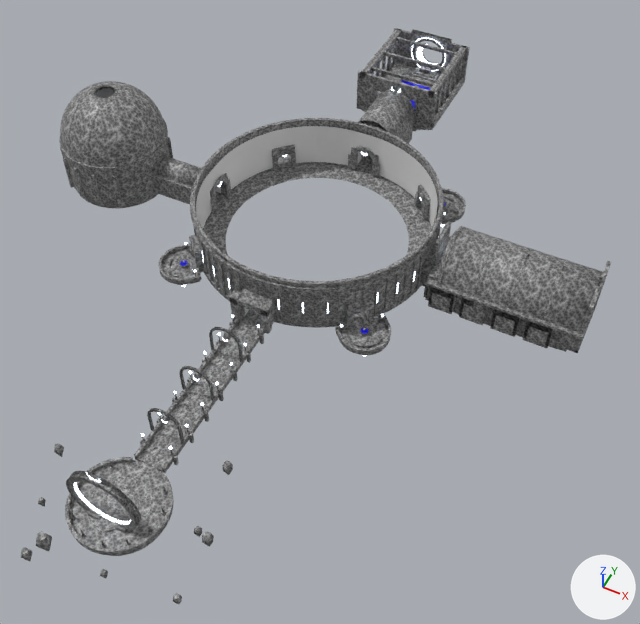
The FBX model Assets/MOON TEMPLE Expansion.fbx as it was, and as the next commit left it.
Before and after are seen from a camera (50 mm lens) standing at (86.0, -171.0, 188.0) and looking at (4.0, -7.0, -17.0). Arrows for +X, +Y and +Z are at lower right; the lights stay in place. The first picture is the older version. Vertices at exactly the same position are counted once.

The older version as bpy lines, for what is in view:
```python
ob_wing_hall_of_phases = bpy.data.objects.new('Wing Hall of Phases', me_wing_hall_of_phases)
ob_wing_hall_of_phases.location = (0.0, 0.0, 0.0)
ob_wing_moon_gate = bpy.data.objects.new('Wing Moon Gate', me_wing_moon_gate_001)
ob_wing_moon_gate.location = (0.0, 0.0, 0.0)
ob_wing_sanctum = bpy.data.objects.new('Wing Sanctum', me_wing_sanctum)
ob_wing_sanctum.location = (0.0, 0.0, 0.0)
# also in view: 'Wing Observatory' at (-60.0, 0.0, 15.0); 'Balcony NE' at (28.0, 28.0, 8.0); 'Balcony SE' at (28.0, -28.0, 8.0); 'Temple Shell' at (0.0, 0.0, 16.0); 'Balcony SW' at (-28.0, -28.0, 8.0)
```
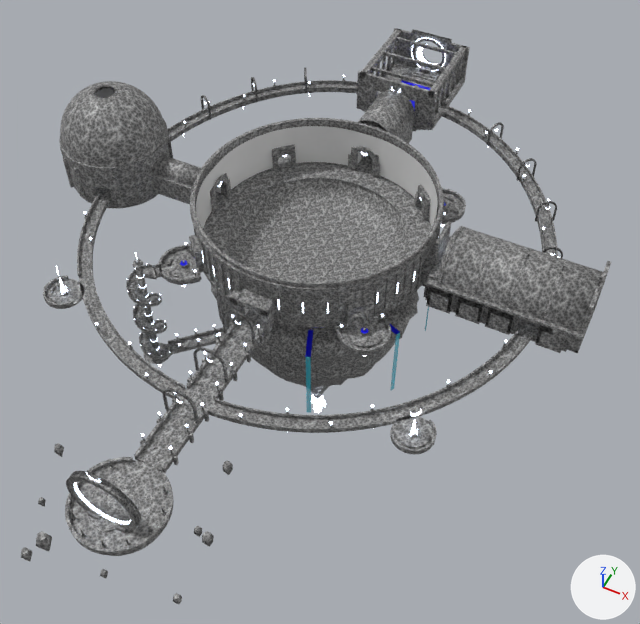
Pixel boxes (x1, y1, x2, y2) of what changed, in the pictures (640 x 624 px; the box of a moved part takes in the faces that stretch with it):
'Orbit Path', added
    after: (43, 68, 563, 455)
    faces in mat_marble_light: (45, 82, 556, 455)
    faces in mat_marble_dark: (43, 80, 558, 451)
    faces in mat_metall_dark: (84, 68, 563, 428)
'Temple Underbelly', added
    after: (226, 178, 409, 281)
'Grotto Island', added
    after: (211, 284, 419, 399)
    faces in mat_marble_dark: (211, 284, 419, 399)
    faces in mat_marble_light: (273, 322, 400, 356)
'Grotto Stair', added
    after: (126, 260, 225, 365)
    faces in mat_marble_dark: (126, 260, 225, 365)
    faces in mat_marble_light: (128, 267, 224, 356)
'Grotto Island Decor', added (mostly hidden)
    after: (305, 306, 429, 413)
    faces in mat_water_fall (cyan #1dcce7): (306, 306, 429, 413)
    faces in mat_water_idle (blue #0200e7): (305, 323, 399, 357)
    faces in mat_moon_glow (pale blue #e1edff, glowing pale blue #e1edff): (311, 395, 326, 413)
'Orbit Path Decor', added
    after: (56, 75, 560, 436)
'Grotto Stair Decor', added
    after: (127, 252, 217, 367)
part 1 of me_wing_moon_gate_001, moved or reshaped
    before: (209, 327, 243, 362)
    after: (222, 310, 255, 345)
part 2 of me_wing_moon_gate_001, moved or reshaped
    before: (179, 366, 215, 402)
    after: (193, 347, 228, 383)
part 3 of me_wing_moon_gate_001, moved or reshaped
    before: (147, 408, 185, 444)
    after: (163, 388, 199, 424)
part 4 of me_wing_moon_gate_001, added
    after: (188, 395, 204, 408)
part 5 of me_wing_moon_gate_001, added
    after: (134, 316, 264, 471)

The change, as a list of edits to the scene's bpy script:
```text
Change me_wing_moon_gate_001:
    remove me_wing_moon_gate_001.from_pydata(...)  # 3461 vertices, 3617 faces; spans x -21.3..22.9, y -121.3..-32.5, z -7.0..27.3
    add me_wing_moon_gate_001.from_pydata(...)  # 3614 vertices, 3721 faces; spans x -21.3..22.9, y -121.3..-32.5, z -7.0..27.3
    me_wing_moon_gate_001 part 1: the loose piece of 76 vertices spanning x -4.6..4.6, y -52.3..-51.7, z 9.2..19.6 is moved by (0.0, 6.5, 0.0)
    me_wing_moon_gate_001 part 2: the loose piece of 76 vertices spanning x -4.6..4.6, y -66.3..-65.7, z 9.2..19.6 is moved by (0.0, 6.5, 0.0)
    me_wing_moon_gate_001 part 3: the loose piece of 76 vertices spanning x -4.6..4.6, y -80.3..-79.7, z 9.2..19.6 is moved by (0.0, 6.5, 0.0)
    me_wing_moon_gate_001 part 4: a new loose piece of 80 vertices spanning x -2.0..2.0, y -69.4..-65.4, z 8.0, in mat_metall_dark
    me_wing_moon_gate_001 part 5: 32 vertices added at x -4.3..4.3, y -69.6..-65.0, z 8.0..9.2
    other edits to the shape of me_wing_moon_gate_001 do not show in these pictures
Add ob_orbit_path:
    ob_orbit_path = bpy.data.objects.new('Orbit Path', me_orbit_path_001)  # 8410 vertices, 8344 faces; spans x -67.9..69.0, y -69.4..68.5, z 4.5..20.8
    ob_orbit_path.location = (0.0, 0.0, 0.0)
Add ob_grotto_stair_decor:
    ob_grotto_stair_decor = bpy.data.objects.new('Grotto Stair Decor', me_grotto_stair_decor_001)  # 2454 vertices, 2736 faces; spans x -41.7..-21.8, y -41.7..-21.8, z -33.2..16.5; in mat_moon_glow (pale blue #e1edff, glowing pale blue #e1edff), mat_moon (picture img_moon_png)
    ob_grotto_stair_decor.location = (0.0, 0.0, 0.0)
Add ob_orbit_path_decor:
    ob_orbit_path_decor = bpy.data.objects.new('Orbit Path Decor', me_orbit_path_decor_001)  # 3156 vertices, 4200 faces; spans x -65.7..67.2, y -68.3..66.0, z 3.2..18.7; in mat_moon_glow (pale blue #e1edff, glowing pale blue #e1edff)
    ob_orbit_path_decor.location = (0.0, 0.0, 0.0)
Add ob_grotto_stair:
    ob_grotto_stair = bpy.data.objects.new('Grotto Stair', me_grotto_stair_001)  # 3772 vertices, 4411 faces; spans x -41.7..-19.3, y -41.7..-19.3, z -32.0..12.9
    ob_grotto_stair.location = (0.0, 0.0, 0.0)
Add ob_grotto_island:
    ob_grotto_island = bpy.data.objects.new('Grotto Island', me_grotto_island_001)  # 4661 vertices, 4572 faces; spans x -33.0..33.5, y -33.0..33.1, z -74.0..-4.9
    ob_grotto_island.location = (0.0, 0.0, 0.0)
Add ob_grotto_island_decor:
    ob_grotto_island_decor = bpy.data.objects.new('Grotto Island Decor', me_grotto_island_decor_001)  # 2621 vertices, 2920 faces; spans x -33.1..33.1, y -33.1..33.1, z -82.0..-5.2; in mat_moon_glow (pale blue #e1edff, glowing pale blue #e1edff), mat_water_idle (blue #0200e7), mat_moon (picture img_moon_png), mat_water_fall (cyan #1dcce7)
    ob_grotto_island_decor.location = (0.0, 0.0, 0.0)
Add ob_temple_underbelly:
    ob_temple_underbelly = bpy.data.objects.new('Temple Underbelly', me_temple_underbelly)  # 961 vertices, 768 faces; spans x -28.5..28.5, y -28.5..28.5, z -0.7..7.2
    ob_temple_underbelly.location = (0.0, 0.0, 0.0)
```
